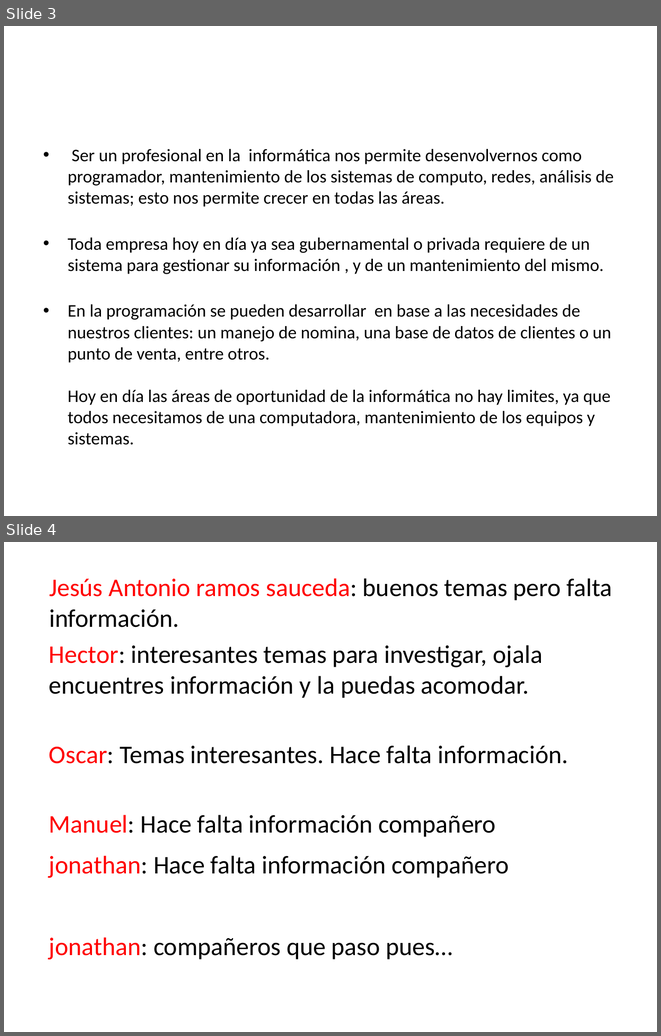
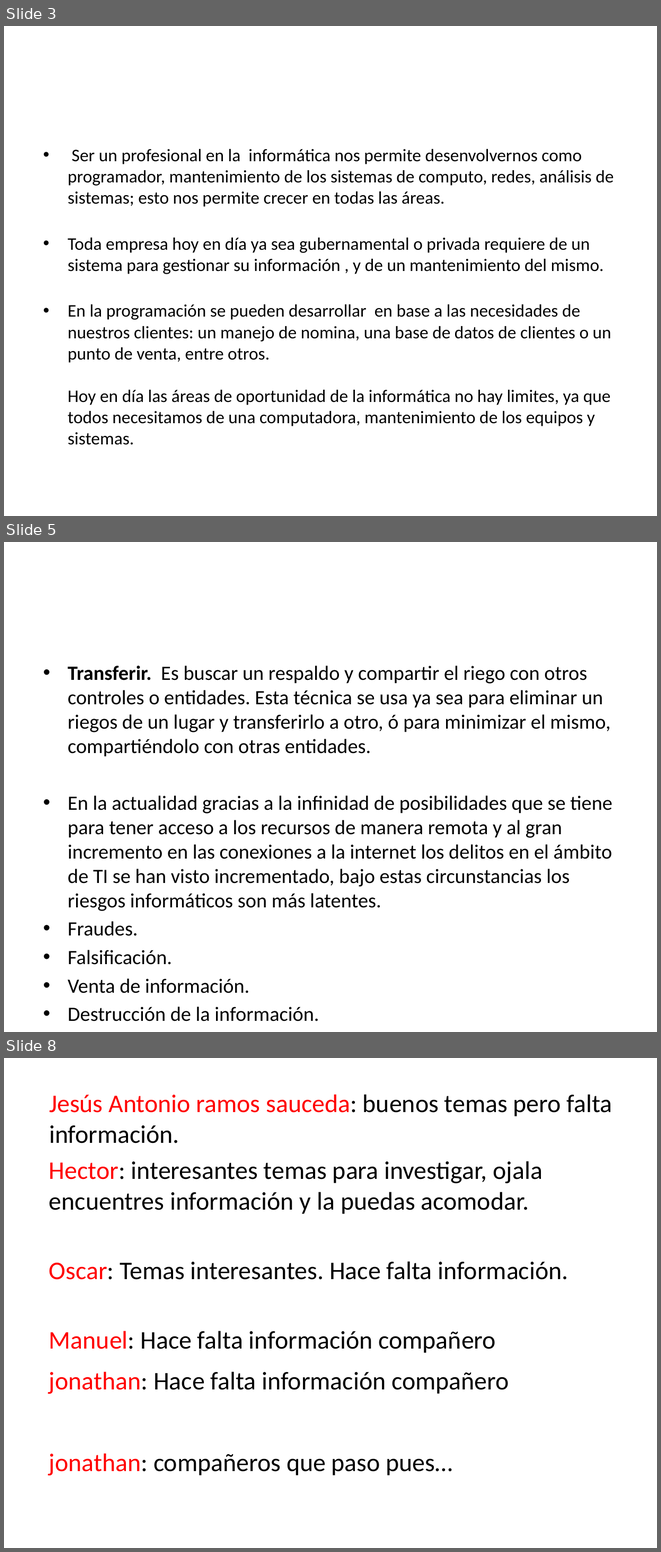
Before and after one commit to lc850/auditoria, a slide deck: 7 - Etapa de la justificación.pptx. Shown one above the other, each under a label of ours: slides 3 and 4 before the commit, slides 3, 5 and 8 after it; the slides between them are not shown. The pictures are 661x1036 and 661x1552 pixels, drawn with LibreOffice and Linux fonts; fonts in the diff are those of the drawing. Boxes give left, top, right and bottom in pixels: in the first picture for what was removed or moved away, otherwise in the second. Text is boxed around its words. In the diff, an @@ line names an element or a change of style, - is before the commit and + after.

```diff
--- a/7 - Etapa de la justificación.pptx
+++ b/7 - Etapa de la justificación.pptx
@@ slide 5 added at bbox=[4, 542, 657, 1032], background #FFFFFF @@
@@ text added at bbox=[68, 665, 612, 964], 22.4 pt, text #000000 @@
+• Transferir. Es buscar un respaldo y compartir el riego con otros controles o entidades. Esta técnica se usa ya sea para eliminar un riegos de un lugar y transferirlo a otro, ó para minimizar el mismo, compartiéndolo con otras entidades.
+• En la actualidad gracias a la infinidad de posibilidades que se tiene para tener acceso a los recursos de manera remota y al gran incremento en las conexiones a la internet los delitos en el ámbito de TI se han visto incrementado, bajo estas circunstancias los riesgos informáticos son más latentes.
+• Fraudes.
+• Falsificación.
+• Venta de información.
+• Destrucción de la información.
@@ what was slide 4 is now slide 8 @@
```
Also in this commit, not shown: 2 slides changed, 3 other slides added.
